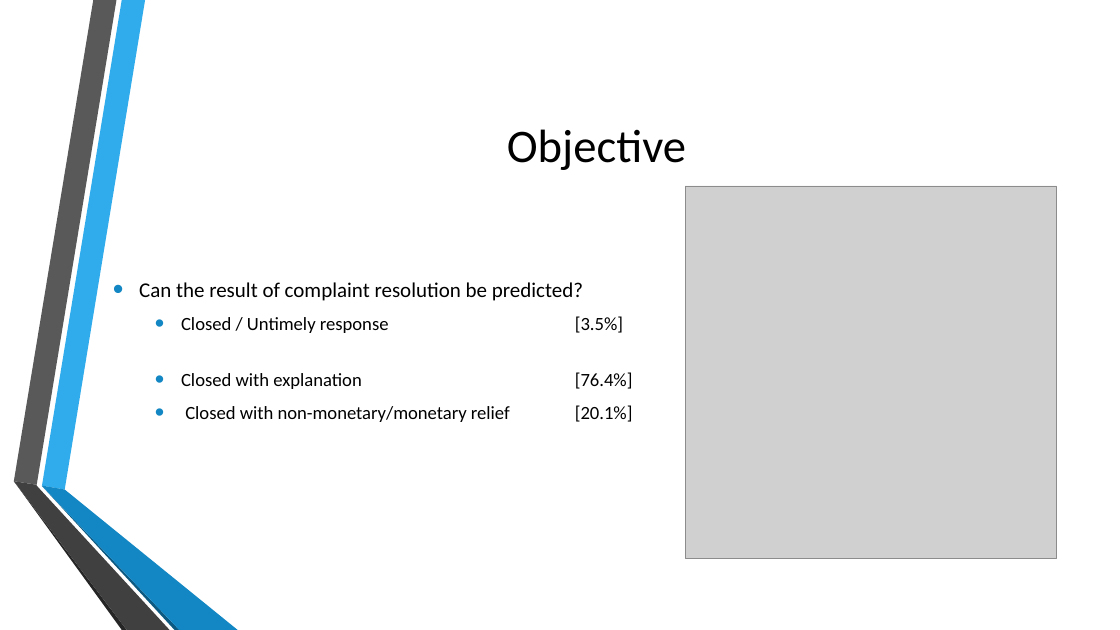
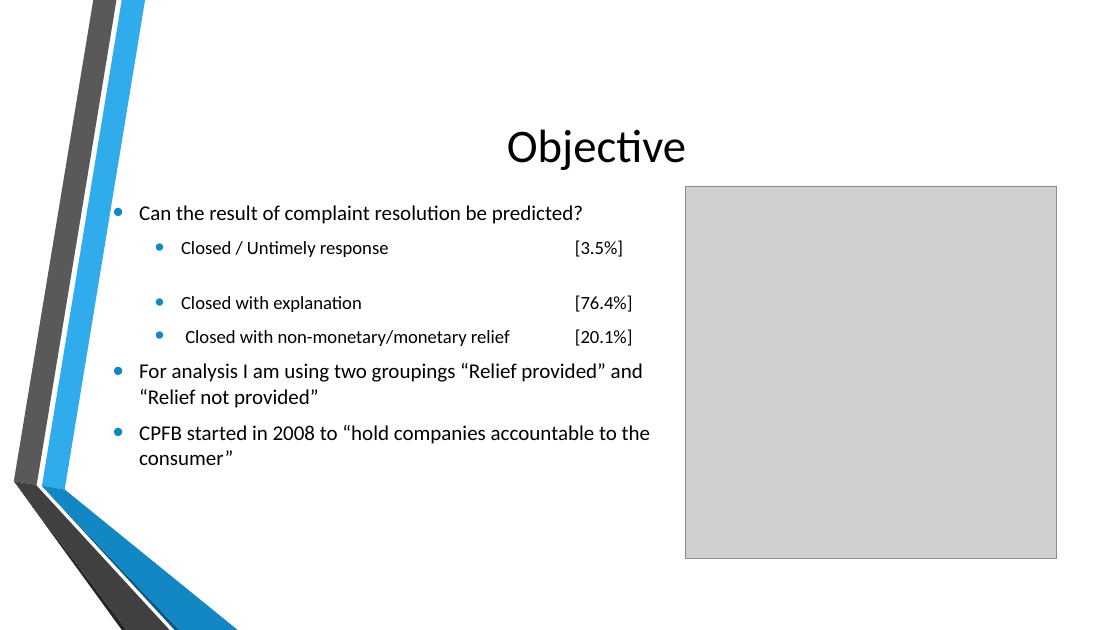
Before and after one commit to ChrisMichael11/Consumer_Complaint_Project, a slide deck: slide 4 of ppt/Consumer_Complaints.pptx. Drawn at 1120x630 pixels with LibreOffice and Linux fonts; fonts in the diff are those of the drawing; grey boxes stand for pictures; background and template pictures are left out. Boxes give left, top, right and bottom in pixels: in the first picture for what was removed or moved away, otherwise in the second. Text is boxed around its words. In the diff, an @@ line names an element or a change of style, - is before the commit and + after.

```diff
--- a/ppt/Consumer_Complaints.pptx
+++ b/ppt/Consumer_Complaints.pptx
@@ text at [139,363,650,465]: paragraphs added @@
+• For analysis I am using two groupings “Relief provided” and “Relief not provided”
+  • CPFB started in 2008 to “hold companies accountable to the consumer”
```
Also in this commit, not shown: 5 other slides changed.
